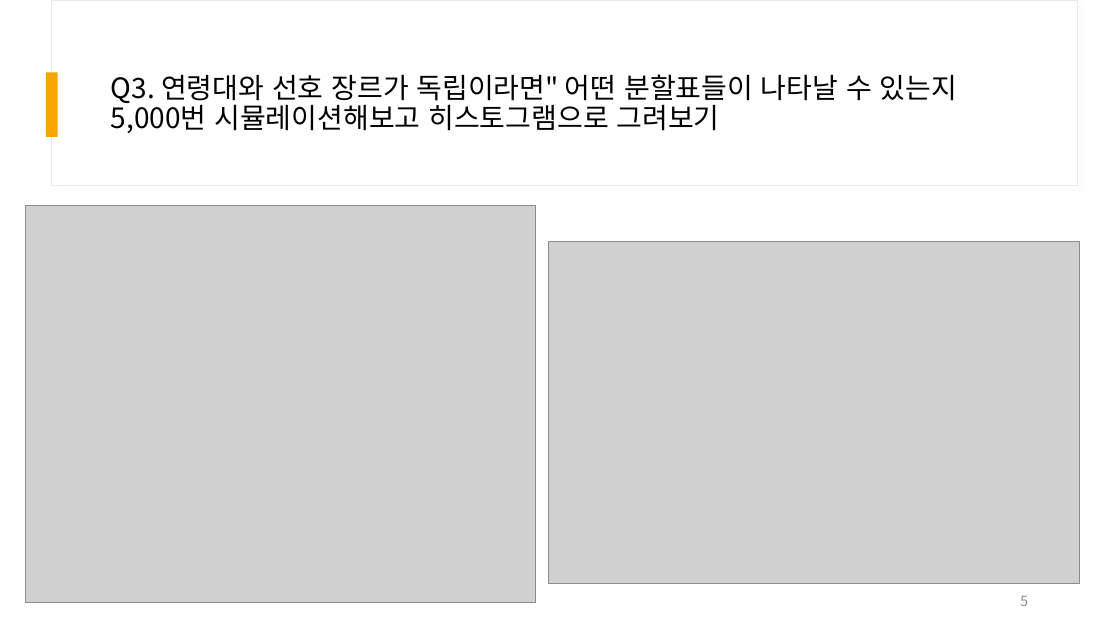
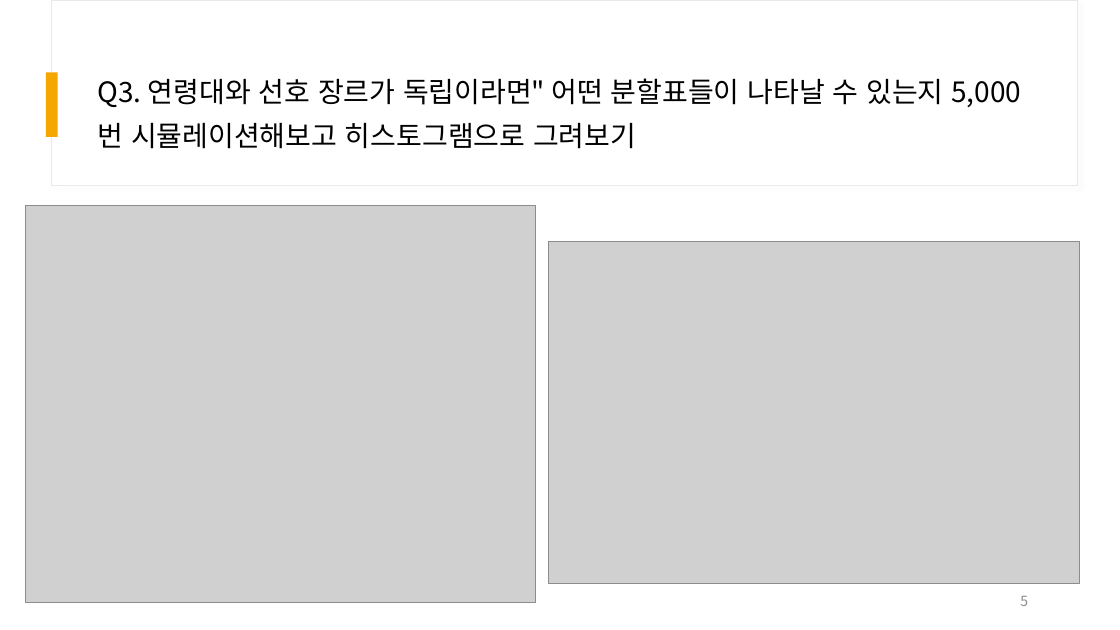
Before and after one commit to msjeonc-stack/ai-data-bootcamp, a slide deck: slide 5 of D014/문제4_발표자료(C2).pptx. Drawn at 1120x630 pixels with LibreOffice and Linux fonts; fonts in the diff are those of the drawing; grey boxes stand for pictures. Boxes give left, top, right and bottom in pixels: in the first picture for what was removed or moved away, otherwise in the second. Text is boxed around its words. In the diff, an @@ line names an element or a change of style, - is before the commit and + after.

```diff
--- a/D014/문제4_발표자료(C2).pptx
+++ b/D014/문제4_발표자료(C2).pptx
@@ title "Q3. 연령대와 선호 장르가 독립이라면" ...": place and size @@
-title "Q3. 연령대와 선호 장르가 독립이라면" ..." at bbox=[111, 74, 957, 133]
+title "Q3. 연령대와 선호 장르가 독립이라면" ..." at bbox=[97, 78, 1021, 149]
@@ title "Q3. 연령대와 선호 장르가 독립이라면" ..." at bbox=[97, 78, 1021, 149]: line spacing 0.9 to 1.3 @@
```
Also in this commit, not shown: 8 other slides changed.
